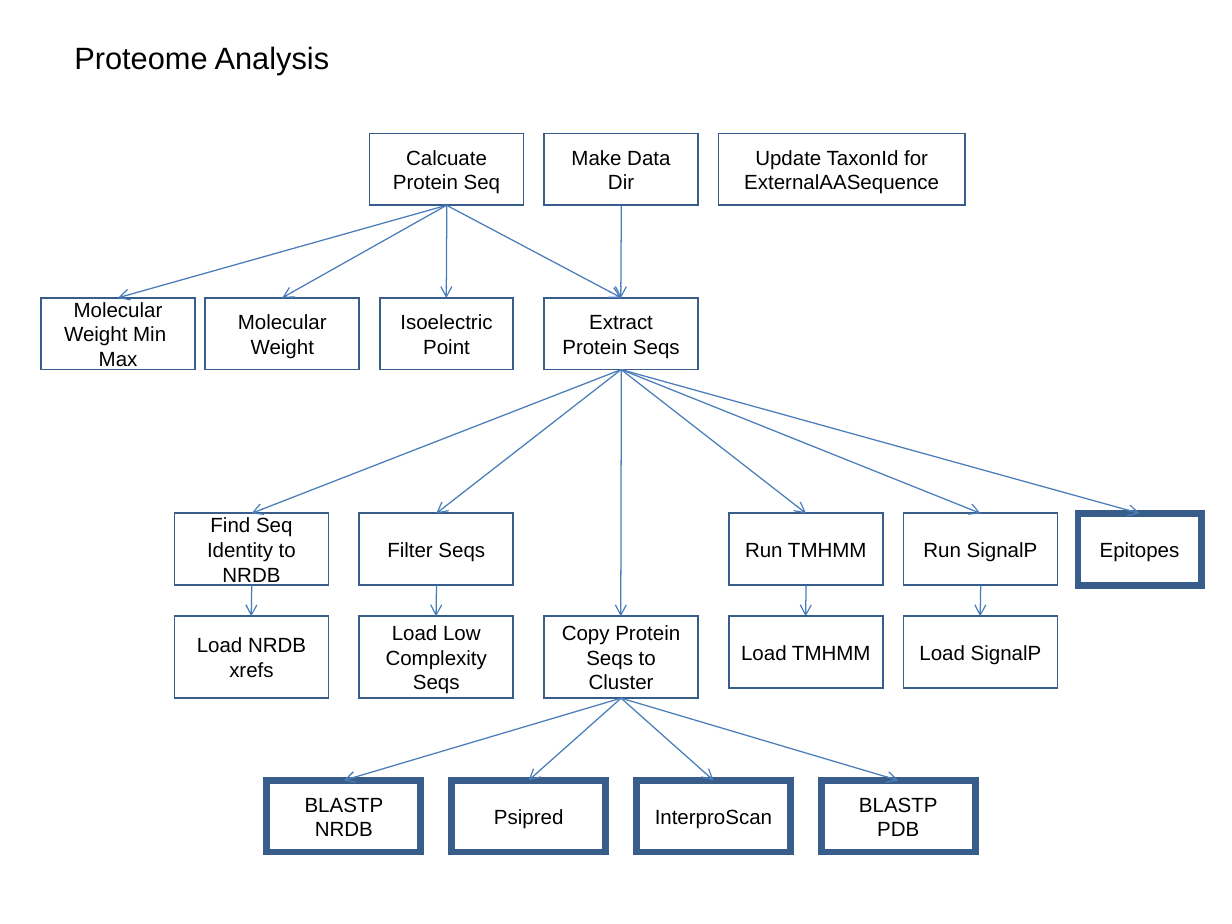
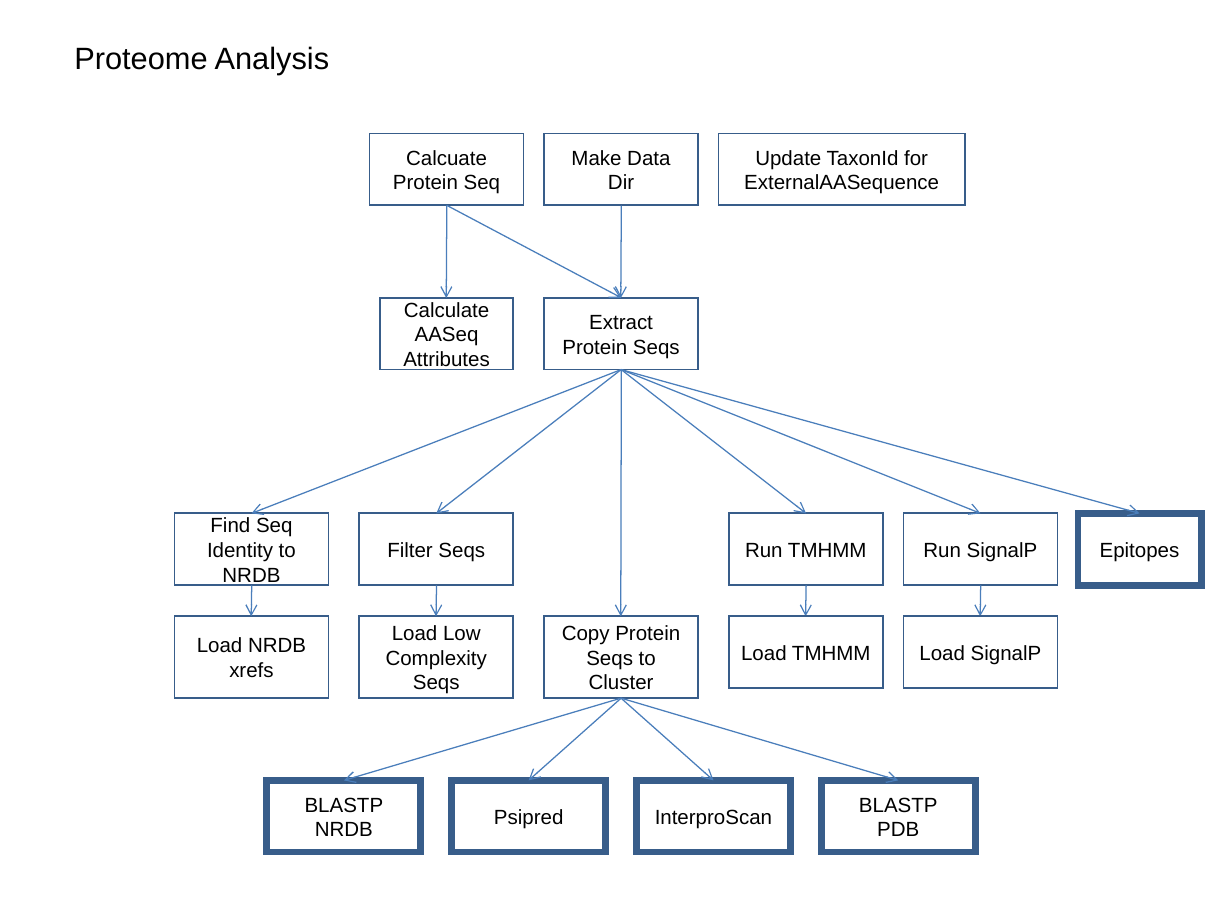
Before and after one commit to VEuPathDB/ApiCommonData, a slide deck: slide 5 of Load/doc/workflow/AnalysisWorkflow.ppt. Drawn at 1232x924 pixels with LibreOffice and Linux fonts; fonts in the diff are those of the drawing. Boxes give left, top, right and bottom in pixels: in the first picture for what was removed or moved away, otherwise in the second. Text is boxed around its words. In the diff, an @@ line names an element or a change of style, - is before the commit and + after.

```diff
--- a/Load/doc/workflow/AnalysisWorkflow.ppt
+++ b/Load/doc/workflow/AnalysisWorkflow.ppt
@@ arrow removed from (447, 206) to (118, 298) @@
@@ arrow removed from (447, 206) to (282, 298) @@
@@ rectangle removed at <box>41,298,195,370</box> @@
-Molecular Weight Min Max
@@ rectangle removed at <box>206,298,360,370</box> @@
-Molecular Weight
@@ text in rectangle at <box>403,302,490,370</box>: text changed @@
-Isoelectric Point
+Calculate AASeq Attributes
```
Also in this commit, not shown: 2 other slides changed.
